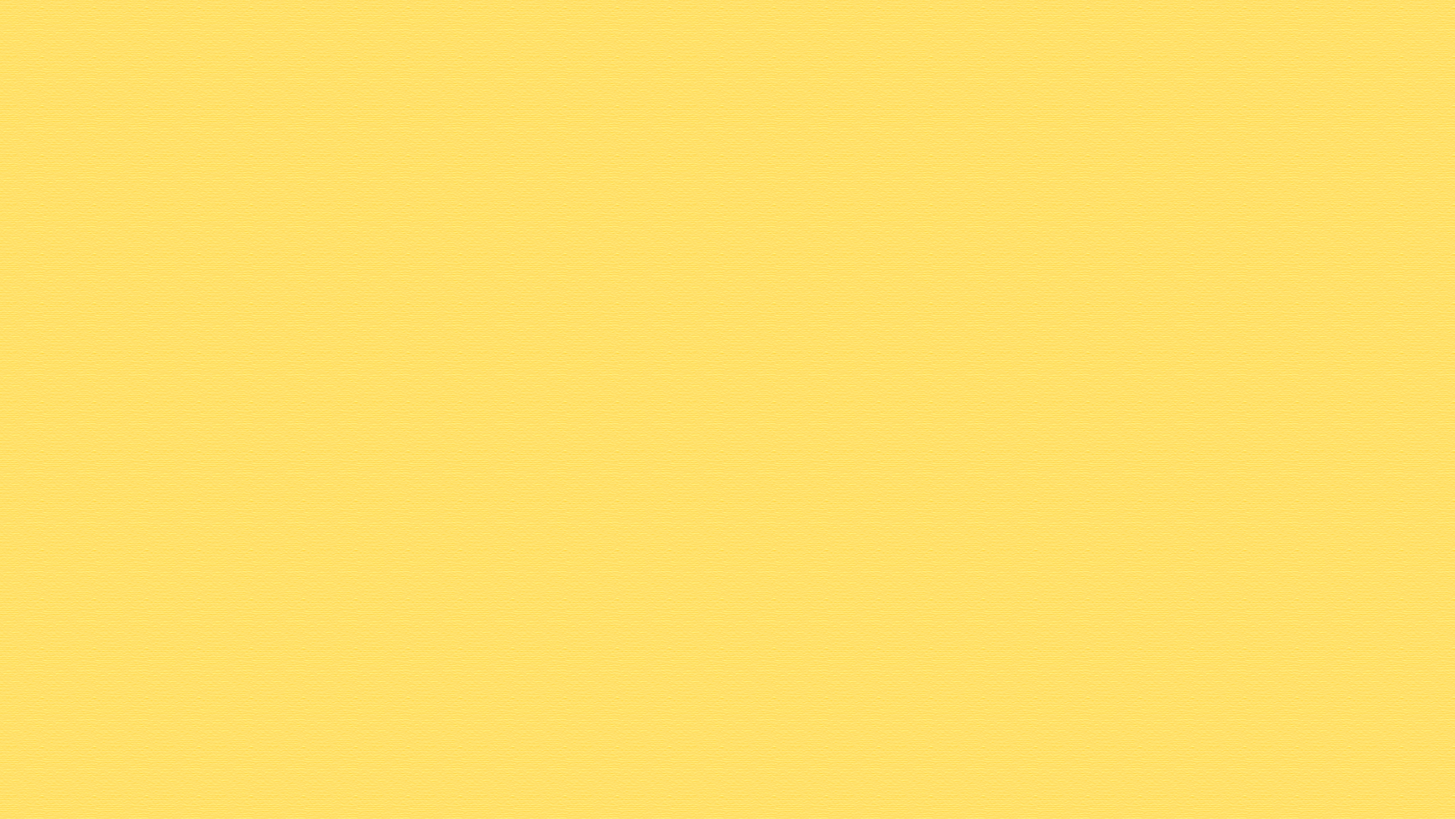
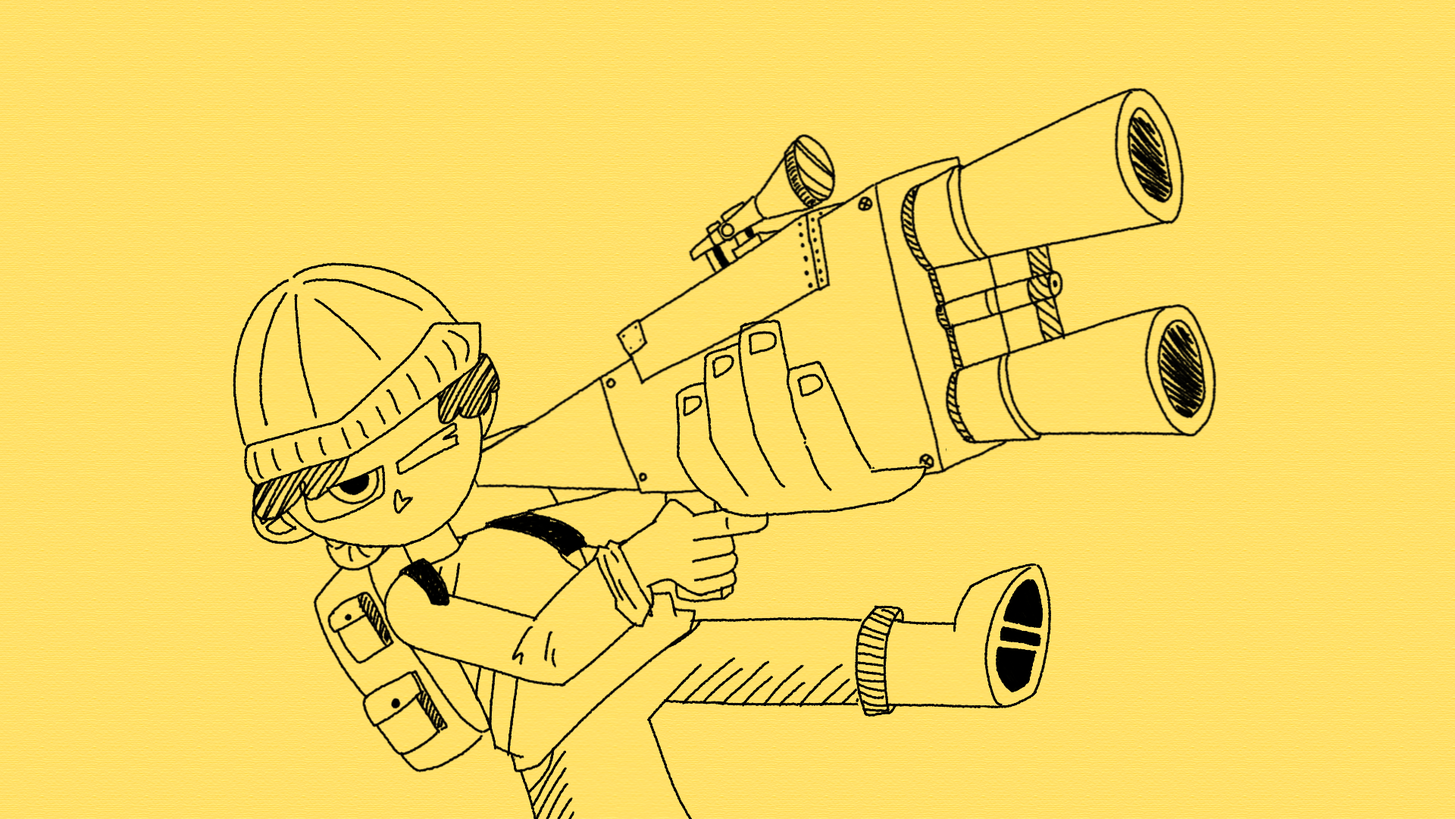
Layers edited between the first and the second (1455, 819) image:
showed group "art_0" (225 layers) over [223, 79, 1225, 819]
